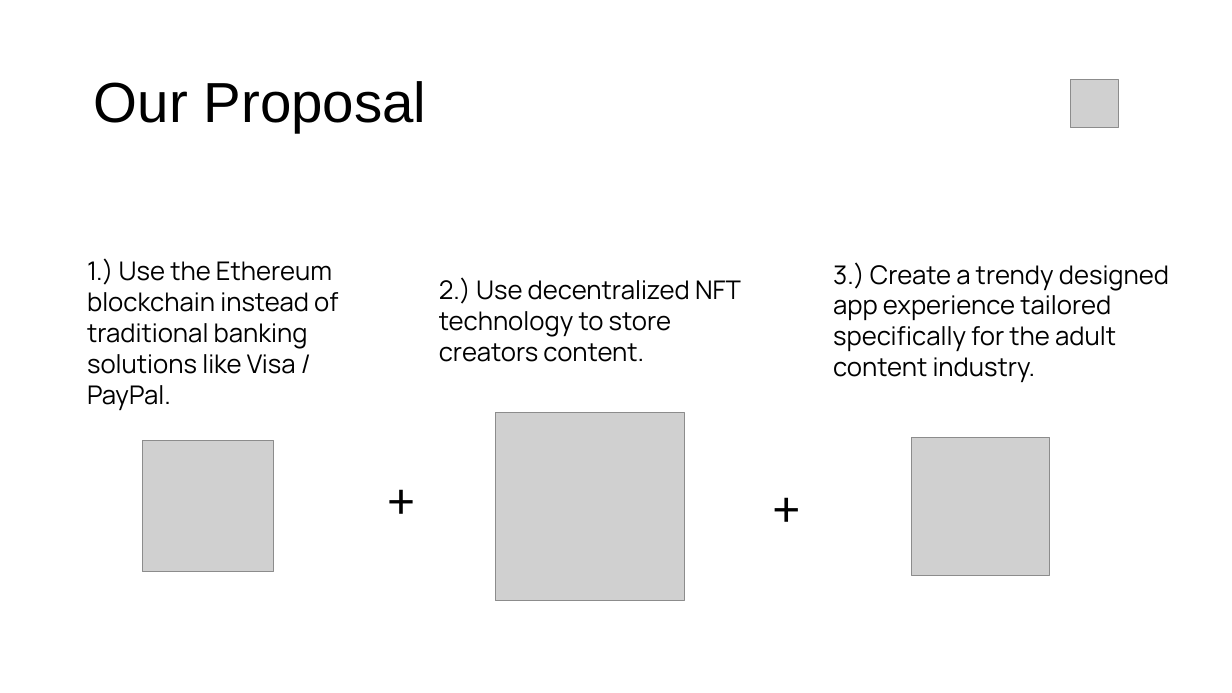
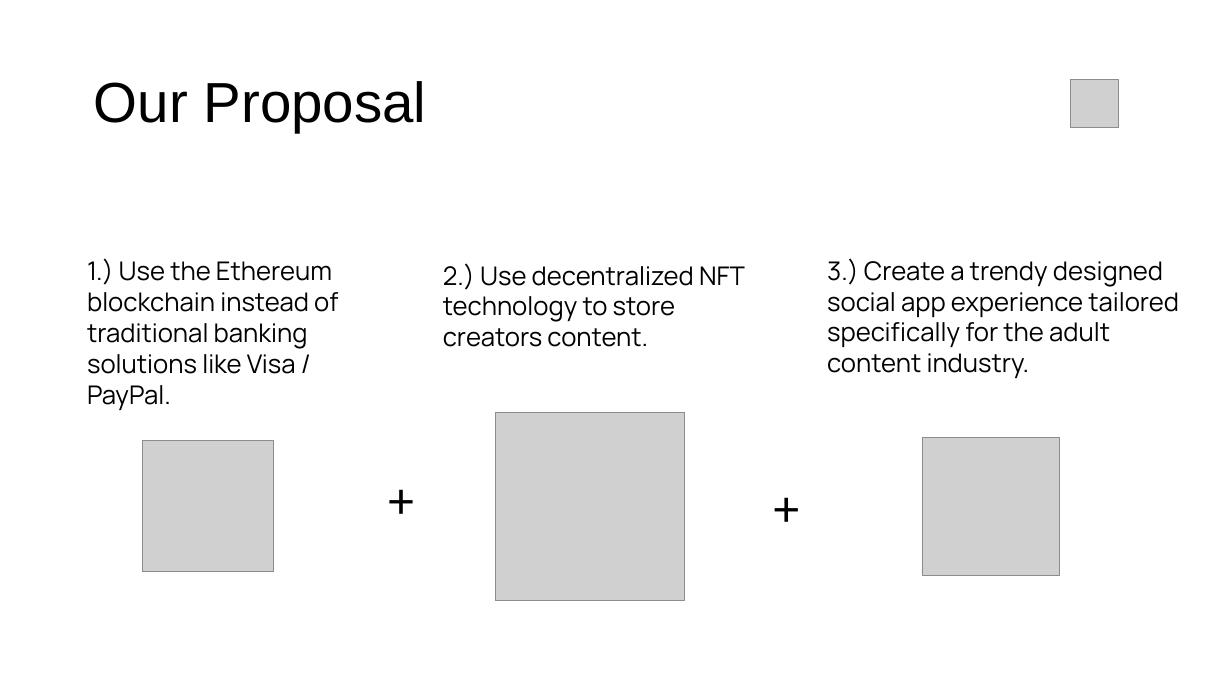
Before and after one commit to own-me/nude-pitch, a slide deck: slide 3 of own-me-pitch.pptx. Drawn at 1232x693 pixels with LibreOffice and Linux fonts; fonts in the diff are those of the drawing; grey boxes stand for pictures. Boxes give left, top, right and bottom in pixels: in the first picture for what was removed or moved away, otherwise in the second. Text is boxed around its words. In the diff, an @@ line names an element or a change of style, - is before the commit and + after.

```diff
--- a/own-me-pitch.pptx
+++ b/own-me-pitch.pptx
@@ text "2.) Use decentralized NFT technology ...": place and size @@
-text "2.) Use decentralized NFT technology ..." at box(439, 277, 741, 362)
+text "2.) Use decentralized NFT technology ..." at box(443, 263, 745, 347)
@@ text at box(827, 258, 1179, 378): text changed @@
-3.) Create a trendy designed app experience tailored specifically for the adult content industry.
+3.) Create a trendy designed social app experience tailored specifically for the adult content industry.
@@ picture: place and size @@
-picture at box(912, 437, 1050, 575)
+picture at box(922, 437, 1060, 575)
```
Also in this commit, not shown: 3 other slides changed, 1 slide added, 1 slide removed.
